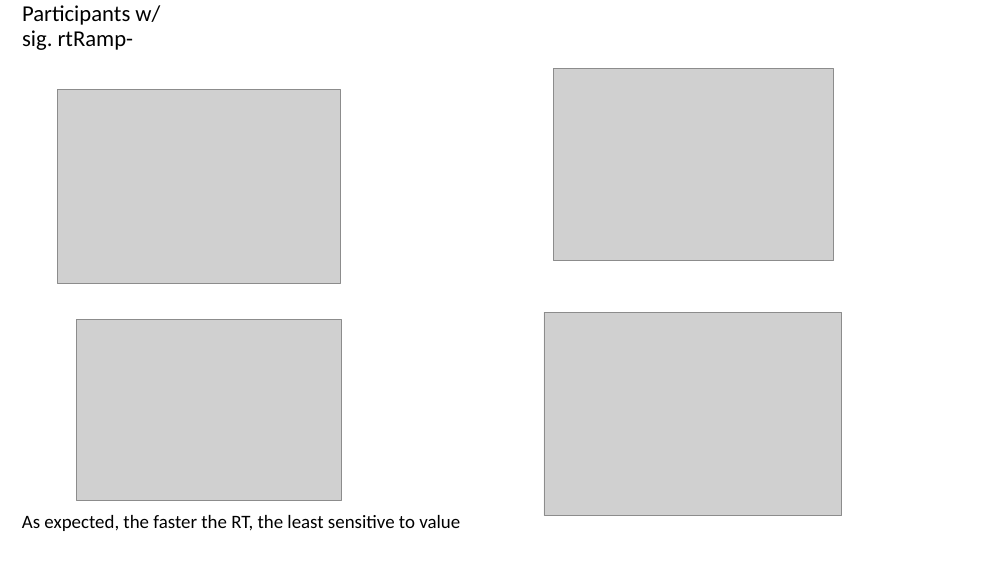
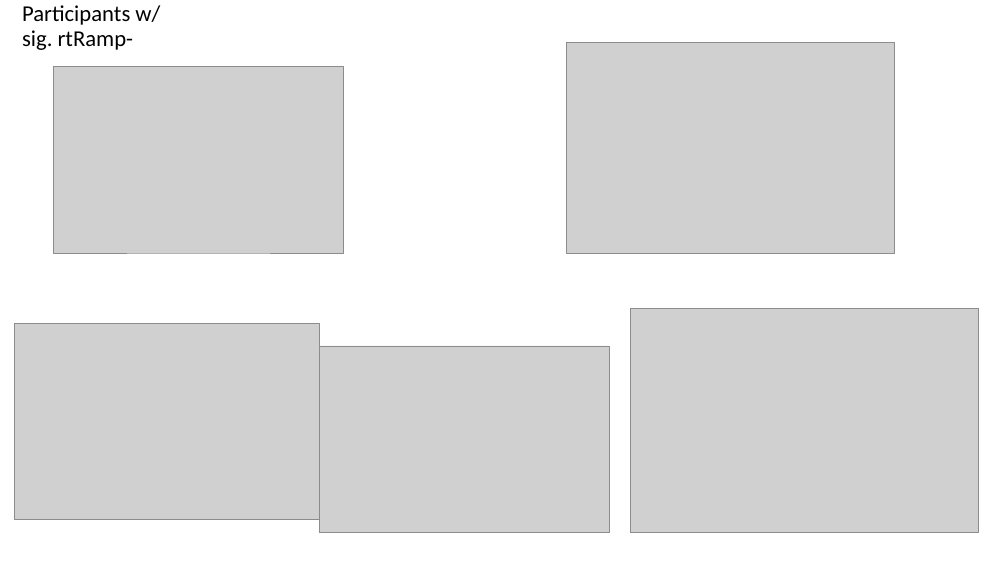
Before and after one commit to gpagnier/rampAnalysis, a slide deck: slide 13 of instrumentalRamp50.pptm. Drawn at 1008x567 pixels with LibreOffice and Linux fonts; fonts in the diff are those of the drawing; grey boxes stand for pictures; background and template pictures are left out. Boxes give left, top, right and bottom in pixels: in the first picture for what was removed or moved away, otherwise in the second. Text is boxed around its words. In the diff, an @@ line names an element or a change of style, - is before the commit and + after.

```diff
--- a/instrumentalRamp50.pptm
+++ b/instrumentalRamp50.pptm
@@ picture: place and size @@
-picture at (554, 69, 834, 261)
+picture at (567, 42, 895, 253)
@@ picture: place and size @@
-picture at (57, 90, 340, 284)
+picture at (54, 67, 343, 253)
@@ picture: place and size @@
-picture at (76, 320, 341, 501)
+picture at (14, 324, 319, 520)
@@ picture removed at (544, 312, 842, 516) @@
@@ picture added at (631, 309, 979, 533) @@
@@ picture added at (319, 346, 609, 533) @@
@@ text removed at (22, 515, 460, 531) @@
-As expected, the faster the RT, the least sensitive to value
```
Also in this commit, not shown: 9 other slides changed, 4 slides added, 7 slides removed, 15 other files.
